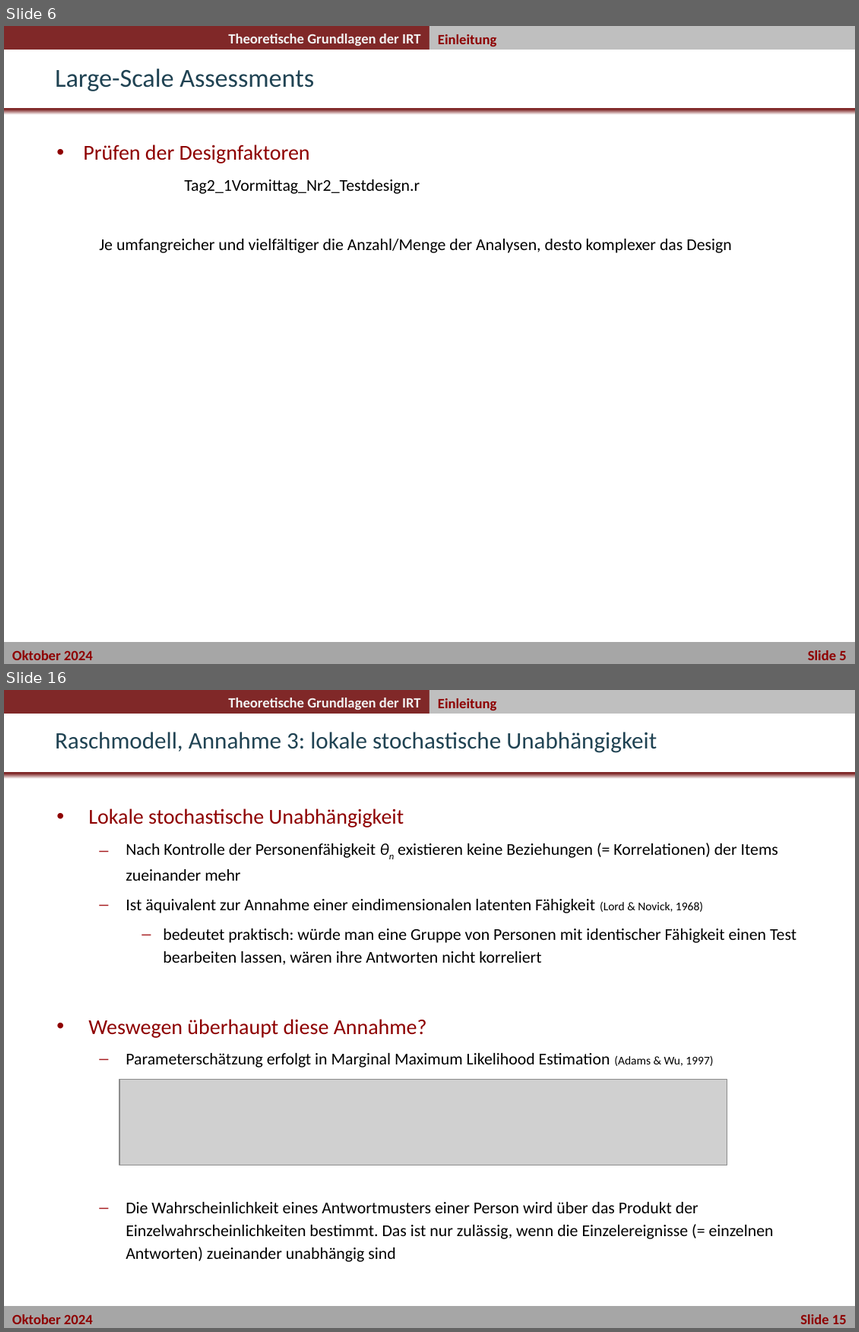
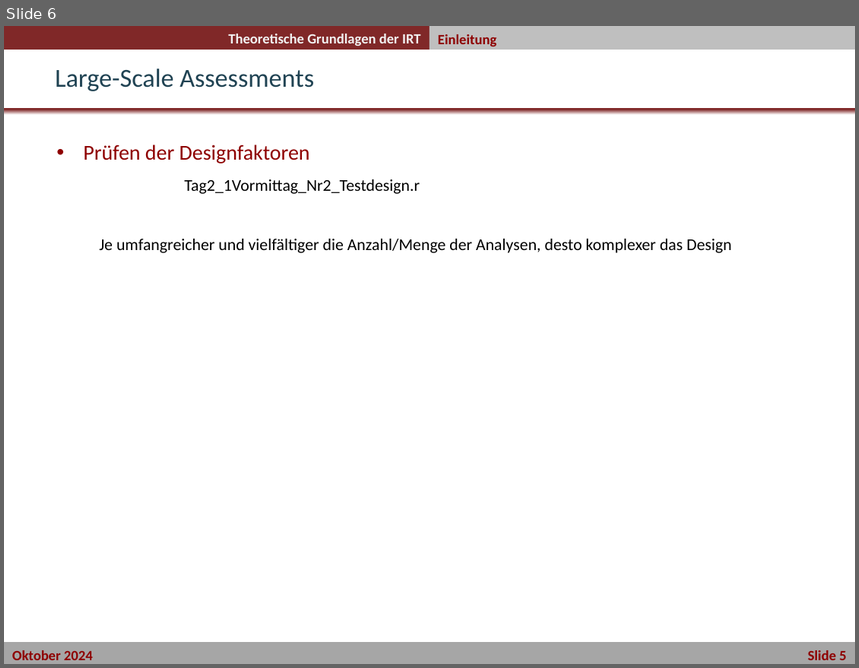
Before and after one commit to nickhaf/IRT_workshop, a slide deck: slides/Tag2_1Vormittag_Nr2_Testdesigns/Testdesigns.pptx. Shown one above the other, each under a label of ours: slides 6 and 16 before the commit, slide 6 after it; the slides between them are not shown. The pictures are 859x1332 and 859x668 pixels, drawn with LibreOffice and Linux fonts; fonts in the diff are those of the drawing; grey boxes stand for pictures; background and template pictures are left out. Boxes give left, top, right and bottom in pixels: in the first picture for what was removed or moved away, otherwise in the second. Text is boxed around its words. In the diff, an @@ line names an element or a change of style, - is before the commit and + after.

```diff
--- a/slides/Tag2_1Vormittag_Nr2_Testdesigns/Testdesigns.pptx
+++ b/slides/Tag2_1Vormittag_Nr2_Testdesigns/Testdesigns.pptx
@@ slide 16 removed at bbox=[4, 690, 855, 1328], background #FFFFFF; not listed: 5 template elements that a slide beside it also shows @@
@@ text removed at bbox=[438, 698, 496, 711] @@
-Einleitung
@@ title removed at bbox=[55, 732, 657, 753] @@
-Raschmodell, Annahme 3: lokale stochastische Unabhängigkeit
@@ text removed at bbox=[88, 809, 797, 1262] @@
-• Lokale stochastische Unabhängigkeit
-  – Nach Kontrolle der Personenfähigkeit θn existieren keine Beziehungen (= Korrelationen) der Items zueinander mehr
-  – Ist äquivalent zur Annahme einer eindimensionalen latenten Fähigkeit (Lord & Novick, 1968)
-    – bedeutet praktisch: würde man eine Gruppe von Personen mit identischer Fähigkeit einen Test bearbeiten lassen, wären ihre Antworten nicht korreliert
-• Weswegen überhaupt diese Annahme?
-  – Parameterschätzung erfolgt in Marginal Maximum Likelihood Estimation (Adams & Wu, 1997)
-  – Die Wahrscheinlichkeit eines Antwortmusters einer Person wird über das Produkt der Einzelwahrscheinlichkeiten bestimmt. Das ist nur zulässig, wenn die Einzelereignisse (= einzelnen Antworten) zueinander unabhängig sind
@@ picture removed at bbox=[120, 1080, 728, 1166] @@
```
Also in this commit, not shown: 1 slide changed, 11 other slides removed, 10 other files.
